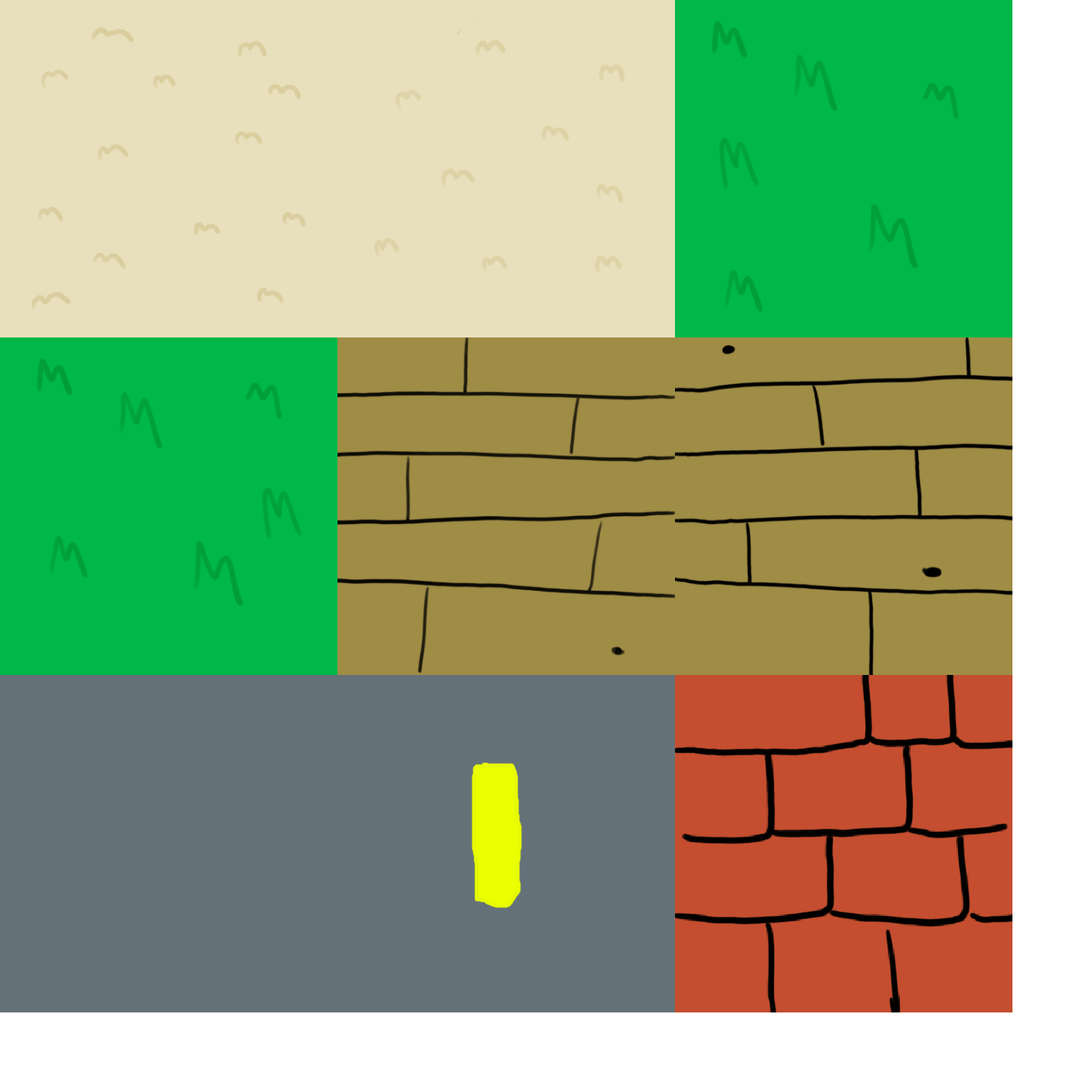
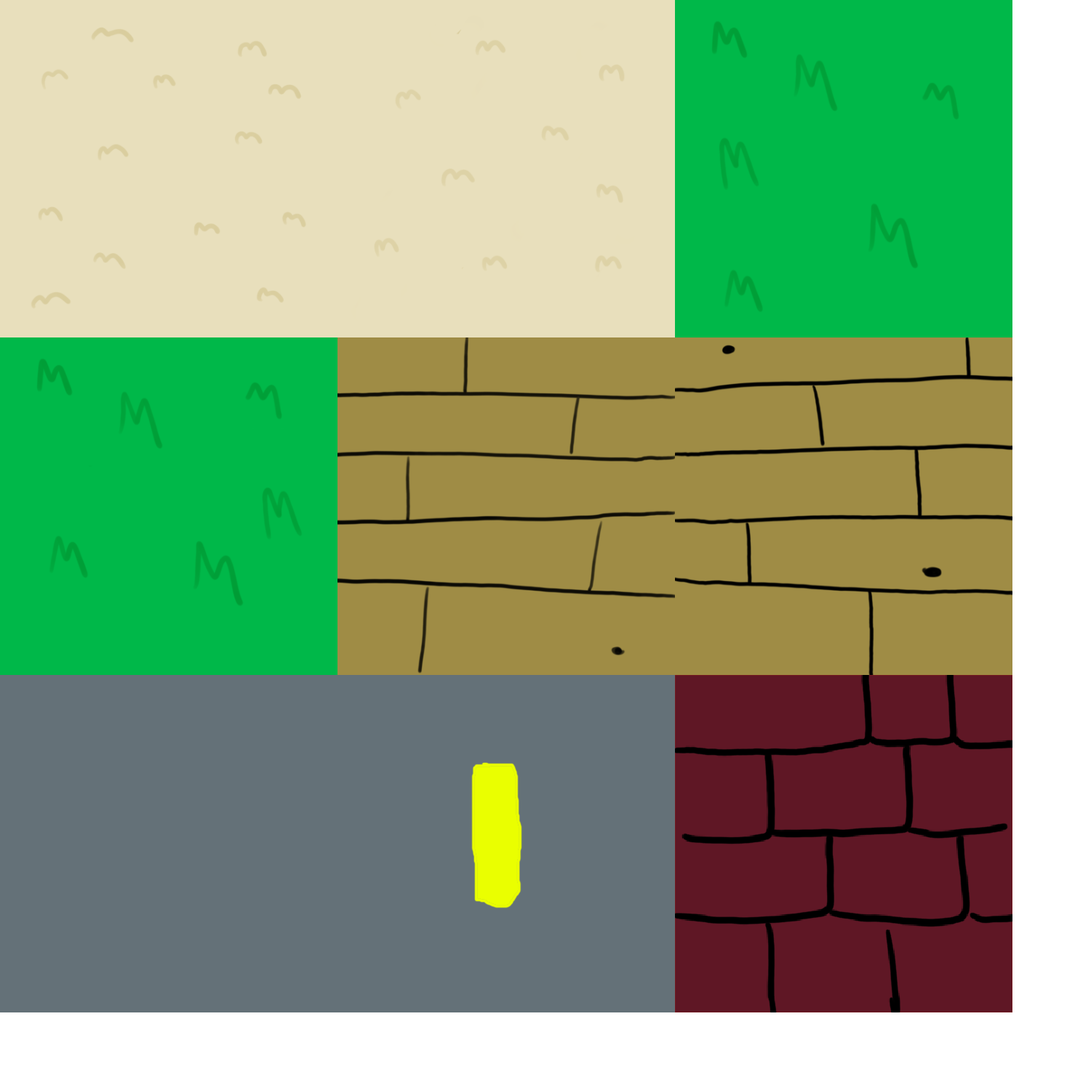
Comparing the layer stacks of the two 1091x1091 images. Changes:
pixels changed over [675, 675, 1013, 1013] (layer not identified)
